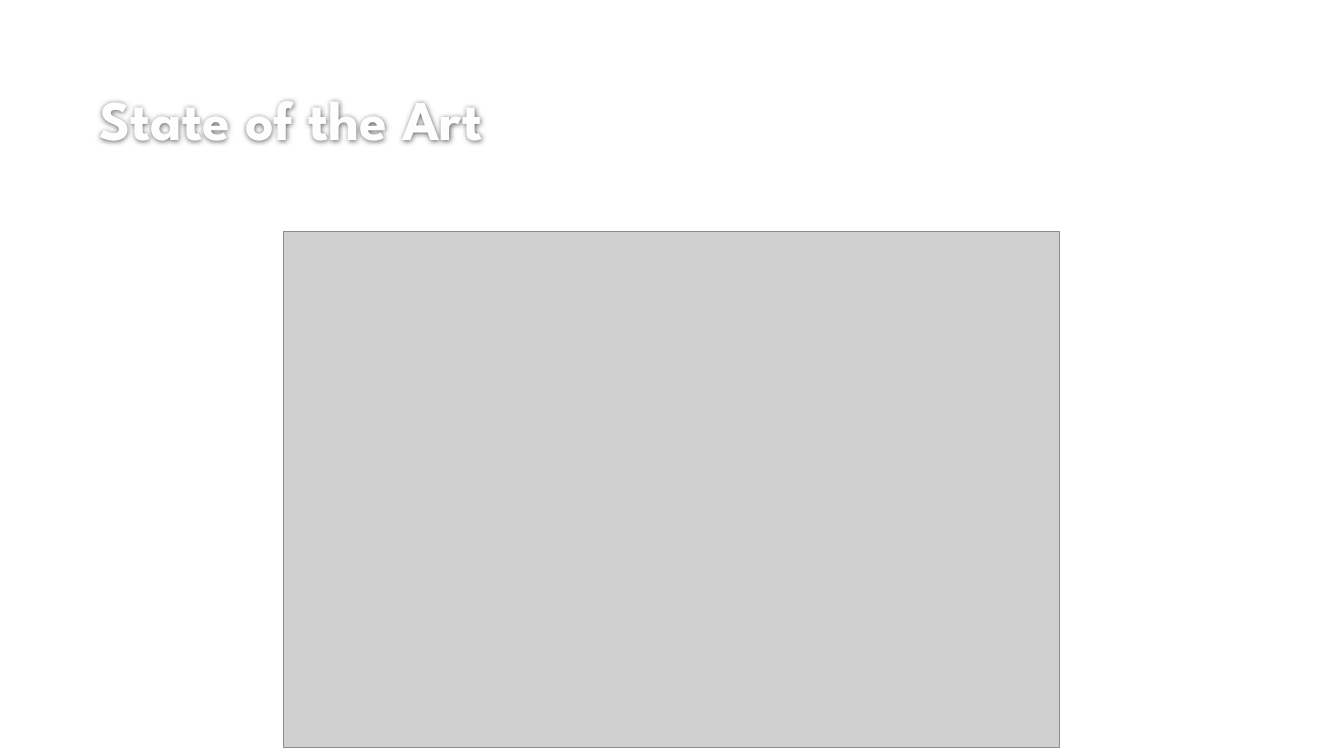
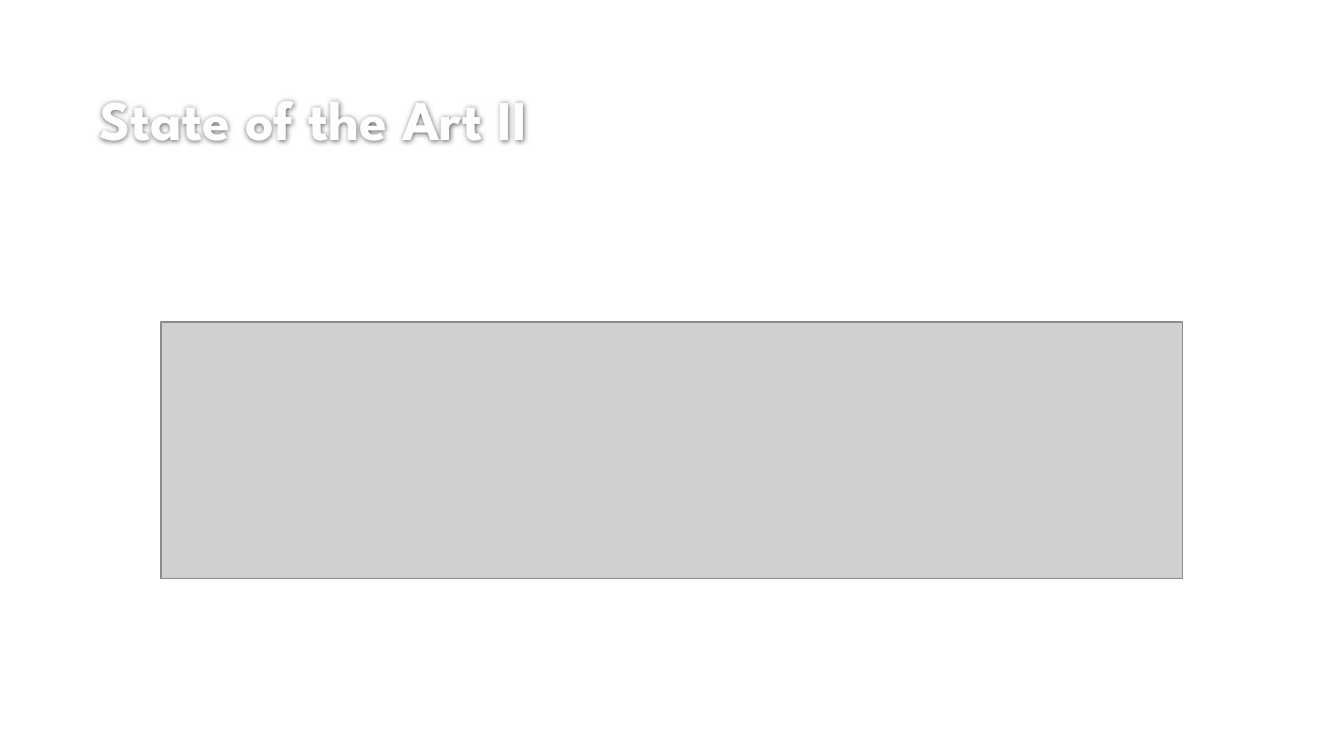
Before and after one commit to dutualincalin/Licenta_Password-Manager, a slide deck: slide 6 of Prezentare Milestone.pptx. Drawn at 1344x756 pixels with LibreOffice and Linux fonts; fonts in the diff are those of the drawing; grey boxes stand for pictures; background and template pictures are left out. Boxes give left, top, right and bottom in pixels: in the first picture for what was removed or moved away, otherwise in the second. Text is boxed around its words. In the diff, an @@ line names an element or a change of style, - is before the commit and + after.

```diff
--- a/Prezentare Milestone.pptx
+++ b/Prezentare Milestone.pptx
@@ title at bbox=[99, 100, 528, 143]: text changed @@
-State of the Art
+State of the Art II
@@ picture removed at bbox=[284, 232, 1061, 747] @@
@@ picture added at bbox=[161, 322, 1184, 579] @@
```
Also in this commit, not shown: 6 other slides changed, 3 slides added, 4 slides removed, 23 other files.
